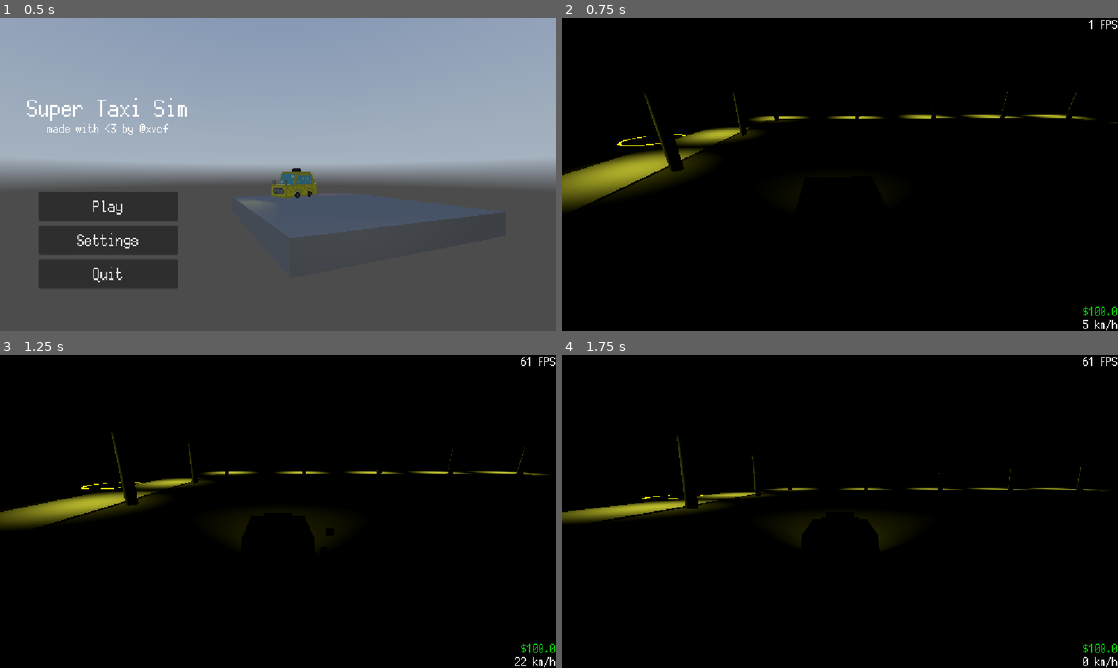
Above: before the commit, frames 1-4 (two rows, left to right).
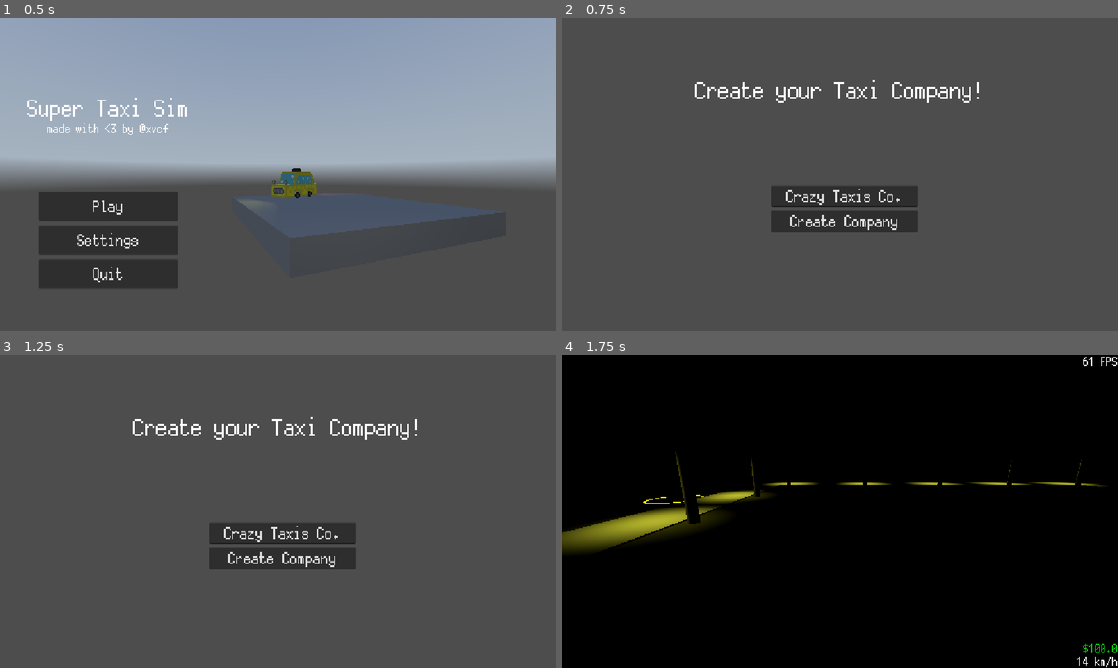
Above: after the commit, the same moments.

Repository: RafaeloxMC/super-taxi-sim
Game: Godot game, scene res://scenes/ui/main_menu.tscn
Two runs of this game, one before a commit and one after it. Both use one fixed random seed, a clock stepped at 60 frames per second and the inputs below. A sky picture missing from this copy of the repository is replaced by a grey-blue gradient.
Inputs (mouse positions are in pixels of both pictures, inside the frame that each line leads up to):
- Up to frame 1 (0.5 s): no input
- Up to frame 2 (0.75 s): click "Play" at 0.5 s
- Up to frame 3 (1.25 s): no input
- Up to frame 4 (1.75 s): click (845, 558) at 1.25 s, where only the run after the commit has a clickable "Create Company"

Frame 1 is identical in both runs. In frame 2, 100% of the frame differs, in the area x 0-100%, y 0-100%; in frame 3, 100%; in frame 4, 4.0%.

Commit message:
Implement create company screen

Diff:
--- a/scenes/ui/company_creation.tscn
+++ b/scenes/ui/company_creation.tscn
@@ -58,3 +58,4 @@
 text = "Create your Taxi Company!"
 
 [connection signal="text_changed" from="LineEdit" to="." method="_on_line_edit_text_changed"]
+[connection signal="pressed" from="Button" to="." method="_on_button_pressed"]
--- a/scenes/util/scene_manager.tscn
+++ b/scenes/util/scene_manager.tscn
@@ -1,13 +1,15 @@
-[gd_scene load_steps=5 format=3 uid="uid://b4yw6iohgl6pr"]
+[gd_scene load_steps=6 format=3 uid="uid://b4yw6iohgl6pr"]
 
 [ext_resource type="Script" uid="uid://lmju3dyvlck3" path="res://scripts/util/scene_manager.gd" id="1_we8k5"]
 [ext_resource type="PackedScene" uid="uid://cet43gqdwse05" path="res://scenes/ui/main_menu.tscn" id="2_h7lqg"]
 [ext_resource type="PackedScene" uid="uid://n0gdpr68s0ip" path="res://scenes/ui/settings.tscn" id="3_q7wi7"]
 [ext_resource type="PackedScene" uid="uid://bm5tjvuqrtah6" path="res://scenes/map/world.tscn" id="4_6k21d"]
+[ext_resource type="PackedScene" uid="uid://dl5e7qunpuvdf" path="res://scenes/ui/company_creation.tscn" id="5_70vva"]
 
 [node name="Scene Manager" type="Node"]
 script = ExtResource("1_we8k5")
 scenes = Dictionary[String, PackedScene]({
+"create_company": ExtResource("5_70vva"),
 "main_menu": ExtResource("2_h7lqg"),
 "settings": ExtResource("3_q7wi7"),
 "world": ExtResource("4_6k21d")
--- a/scripts/ui/company_creation.gd
+++ b/scripts/ui/company_creation.gd
@@ -1,4 +1,10 @@
 extends Control
+
+func _ready() -> void:
+	GameManager.company_name = "Crazy Taxis Co."
 
 func _on_line_edit_text_changed(new_text: String) -> void:
 	GameManager.company_name = new_text
+
+func _on_button_pressed() -> void:
+	SceneManager.call_scene("world")
--- a/scripts/ui/main_menu.gd
+++ b/scripts/ui/main_menu.gd
@@ -13,7 +13,7 @@
 	pass
 
 func _on_play_pressed() -> void:
-	SceneManager.call_scene("world")
+	SceneManager.call_scene("create_company")
 
 func _on_settings_pressed() -> void:
 	var node = settings_packed.instantiate()
